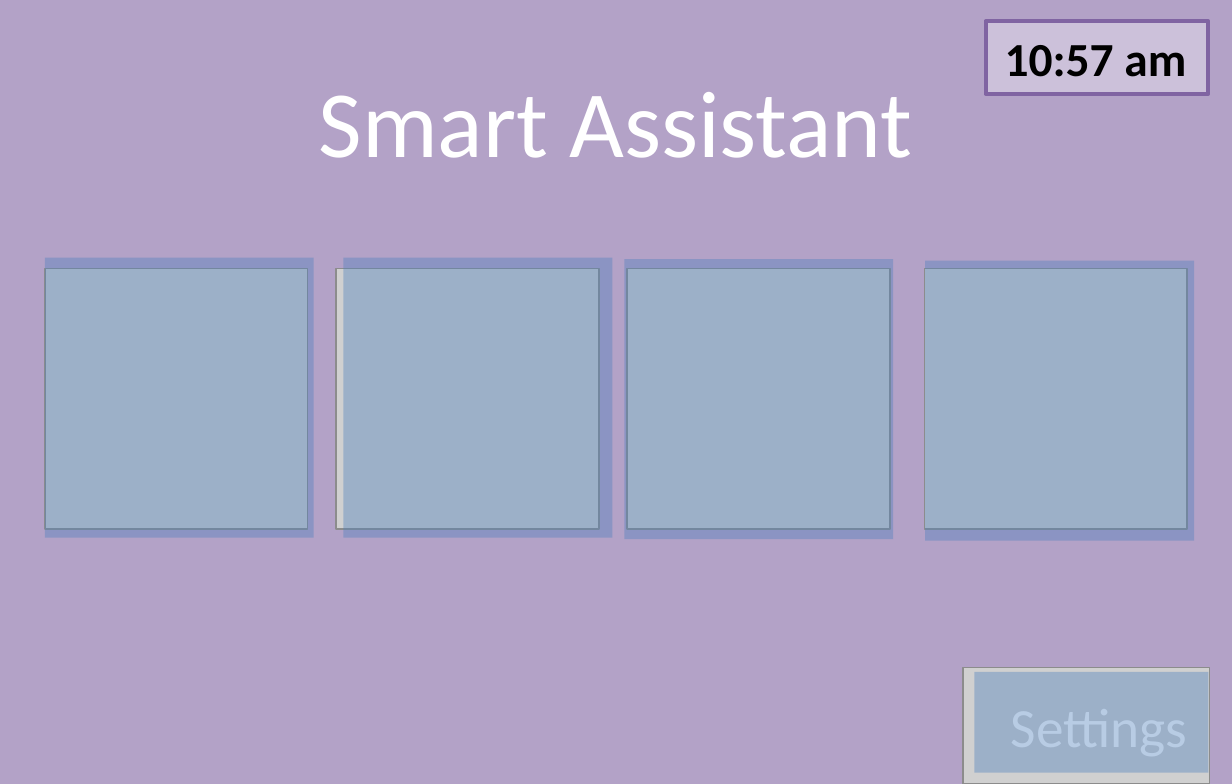
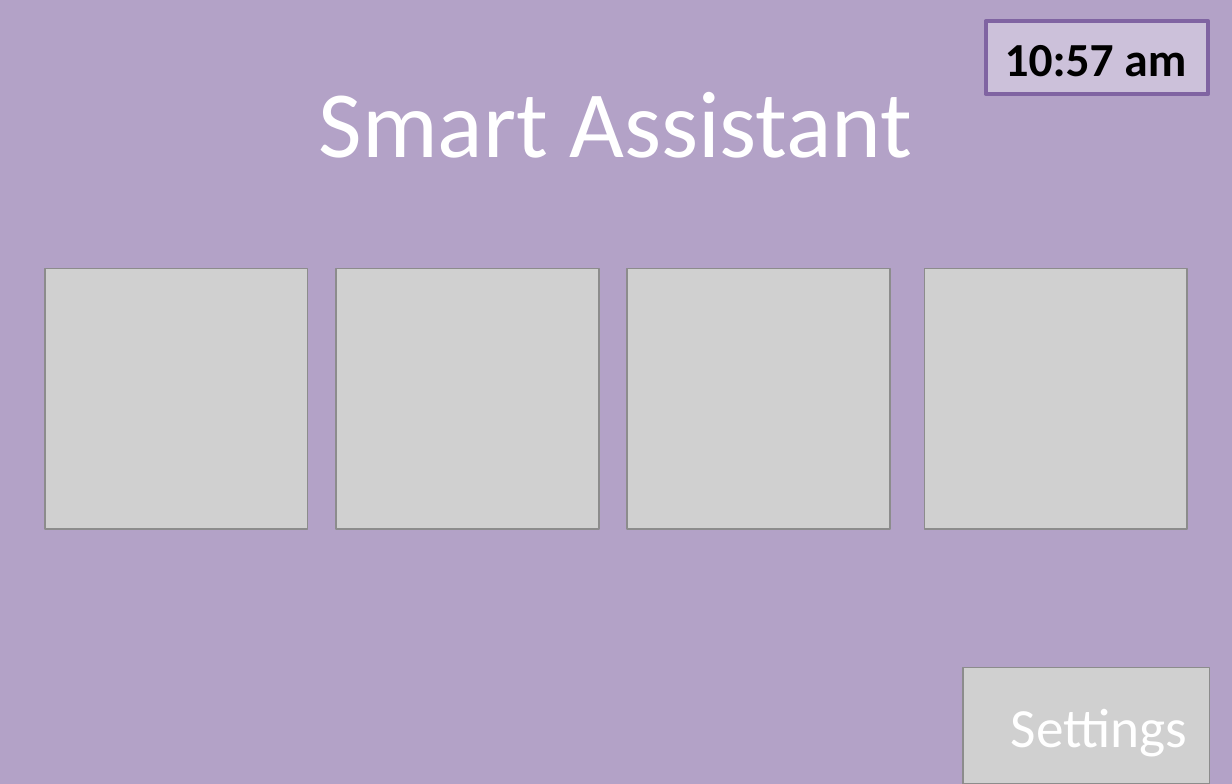
Before and after one commit to Gordo851/Design, a slide deck: slide 2 of story_board_buttonAction2.pptx (slide 1 before the commit). Drawn at 1232x784 pixels with LibreOffice and Linux fonts; fonts in the diff are those of the drawing; grey boxes stand for pictures. Boxes give left, top, right and bottom in pixels: in the first picture for what was removed or moved away, otherwise in the second. Text is boxed around its words. In the diff, an @@ line names an element or a change of style, - is before the commit and + after.

```diff
--- a/story_board_buttonAction2.pptx
+++ b/story_board_buttonAction2.pptx
@@ action button blank removed at <box>46,257,314,538</box> @@
@@ action button blank removed at <box>344,257,613,538</box> @@
@@ action button blank removed at <box>625,259,893,539</box> @@
@@ action button blank removed at <box>926,260,1195,541</box> @@
@@ action button blank removed at <box>975,671,1209,772</box> @@
@@ text added at <box>1011,709,1187,756</box>, 28 pt, text #FFFFFF @@
+Settings
```
Also in this commit, not shown: 12 other slides changed, 11 slides added.
